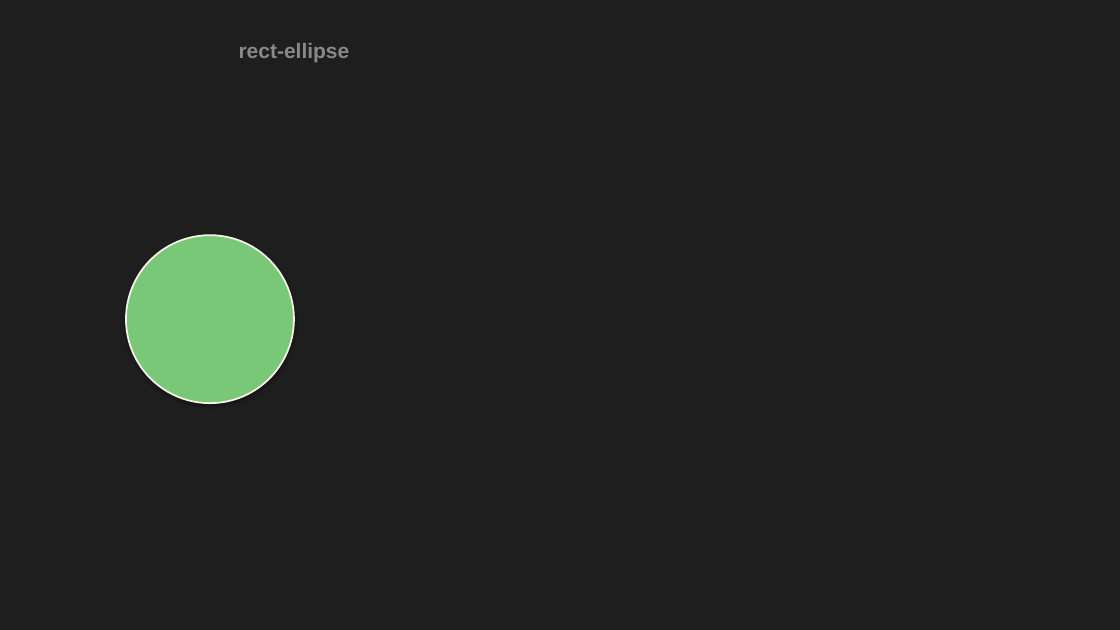
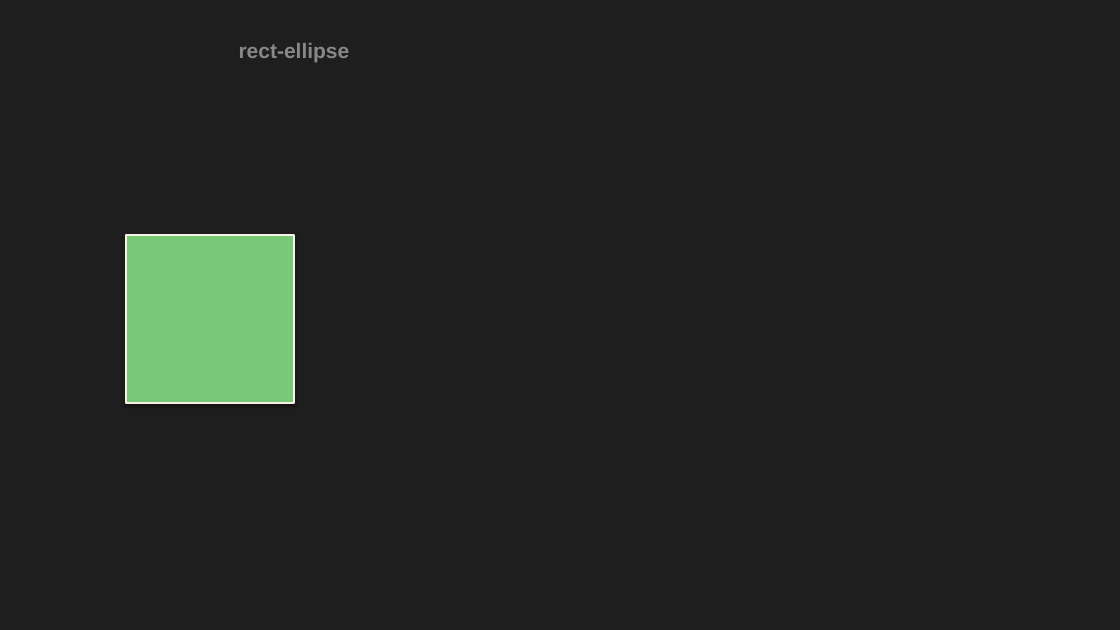
Before and after one commit to togcoder/skill-for-pptx, a slide deck: slide 10 of experiments/T074-20261105-opencode-morph-rules/artifacts/morph-matrix.pptx. Drawn at 1120x630 pixels with LibreOffice and Linux fonts; fonts in the diff are those of the drawing. Boxes give left, top, right and bottom in pixels: in the first picture for what was removed or moved away, otherwise in the second. Text is boxed around its words. In the diff, an @@ line names an element or a change of style, - is before the commit and + after.

```diff
--- a/experiments/T074-20261105-opencode-morph-rules/artifacts/morph-matrix.pptx
+++ b/experiments/T074-20261105-opencode-morph-rules/artifacts/morph-matrix.pptx
@@ rectangle at (126, 235, 294, 403): ellipse to rectangle @@
```
Also in this commit, not shown: 20 other files.
